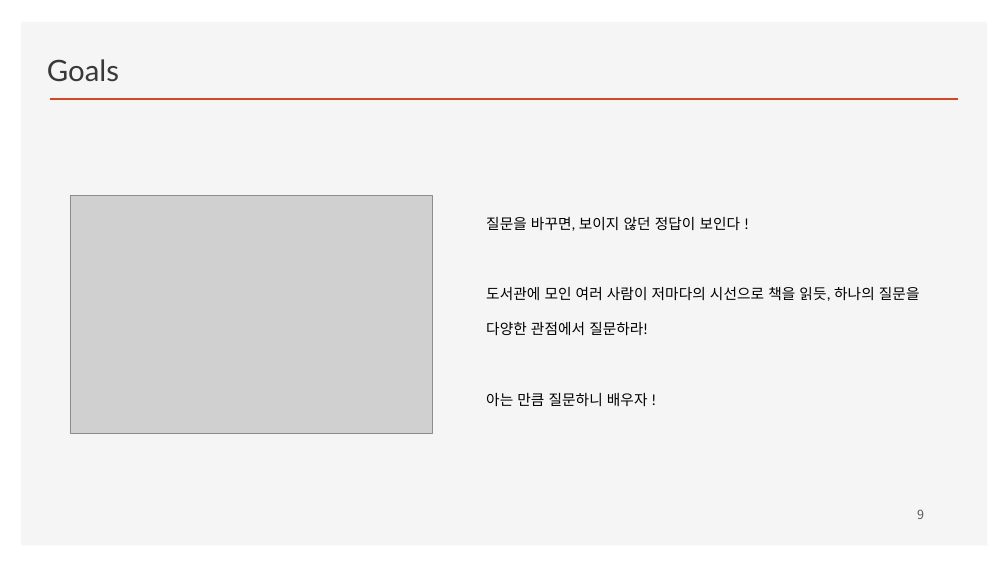
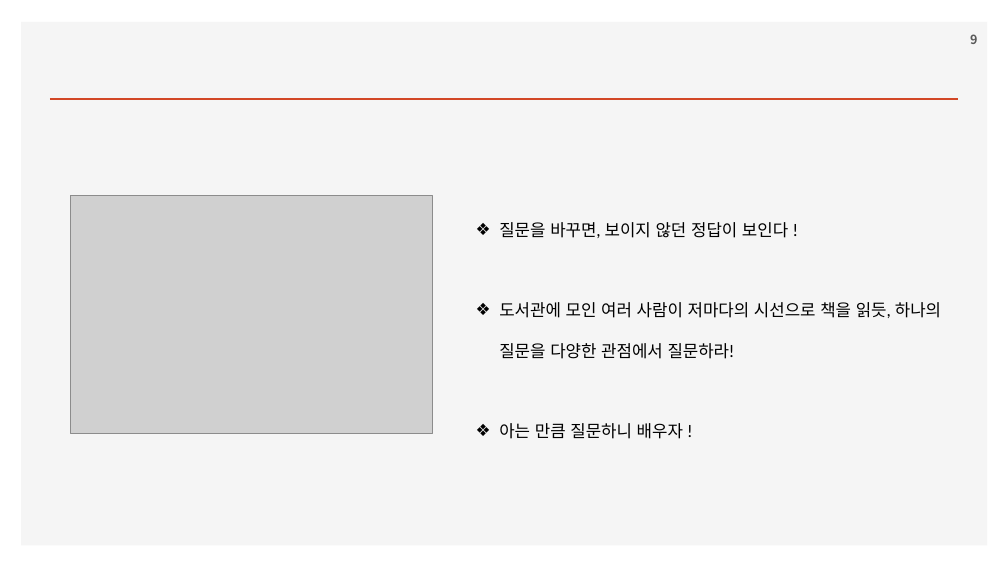
Before and after one commit to ancestor9/2026_Fall_Learning-Langchain-AI-Agent, a slide deck: slide 9 of ppts/CHAPTER 3 RAG Part II_Chatting with Your Data.pptx. Drawn at 1008x567 pixels with LibreOffice and Linux fonts; fonts in the diff are those of the drawing; grey boxes stand for pictures; background and template pictures are left out. Boxes give left, top, right and bottom in pixels: in the first picture for what was removed or moved away, otherwise in the second. Text is boxed around its words. In the diff, an @@ line names an element or a change of style, - is before the commit and + after.

```diff
--- a/ppts/CHAPTER 3 RAG Part II_Chatting with Your Data.pptx
+++ b/ppts/CHAPTER 3 RAG Part II_Chatting with Your Data.pptx
@@ page number: place and size @@
-page number at (917, 509, 924, 519)
+page number at (970, 34, 977, 44)
@@ page number at (970, 34, 977, 44): bold on @@
@@ text removed at (47, 59, 119, 82) @@
-Goals
@@ text "질문을 바꾸면, 보이지 않던 정답이 ...": place and size @@
-text "질문을 바꾸면, 보이지 않던 정답이 ..." at (486, 217, 920, 406)
+text "질문을 바꾸면, 보이지 않던 정답이 ..." at (499, 222, 941, 439)
@@ text "질문을 바꾸면, 보이지 않던 정답이 ..." at (499, 222, 941, 439): size 14 to 16 pt; bullet none to ❖ @@
```
Also in this commit, not shown: 18 other slides changed.
